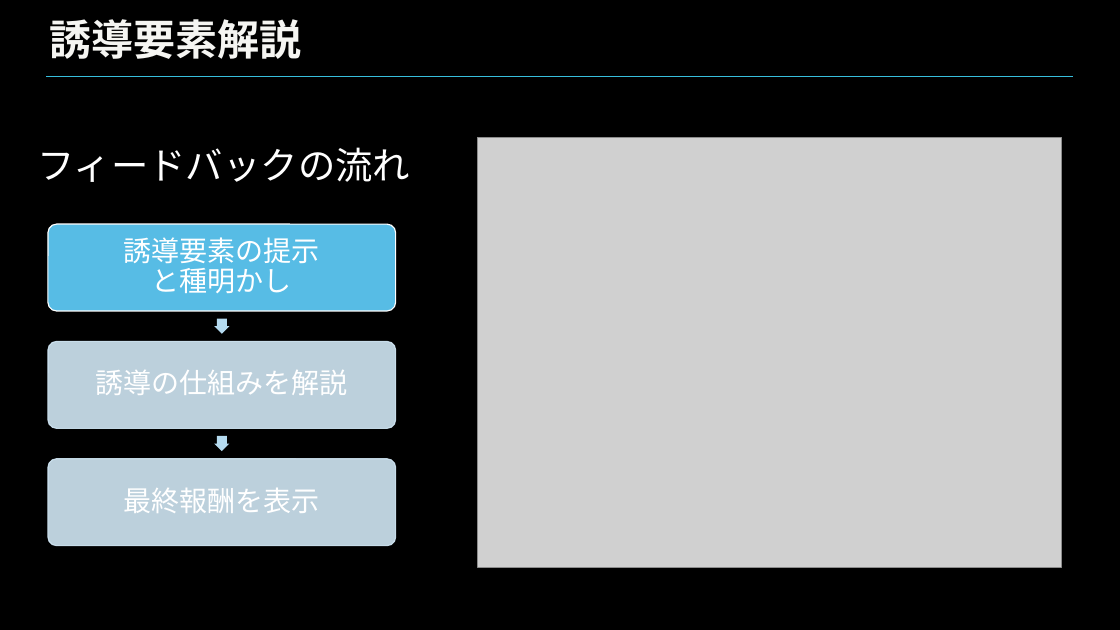
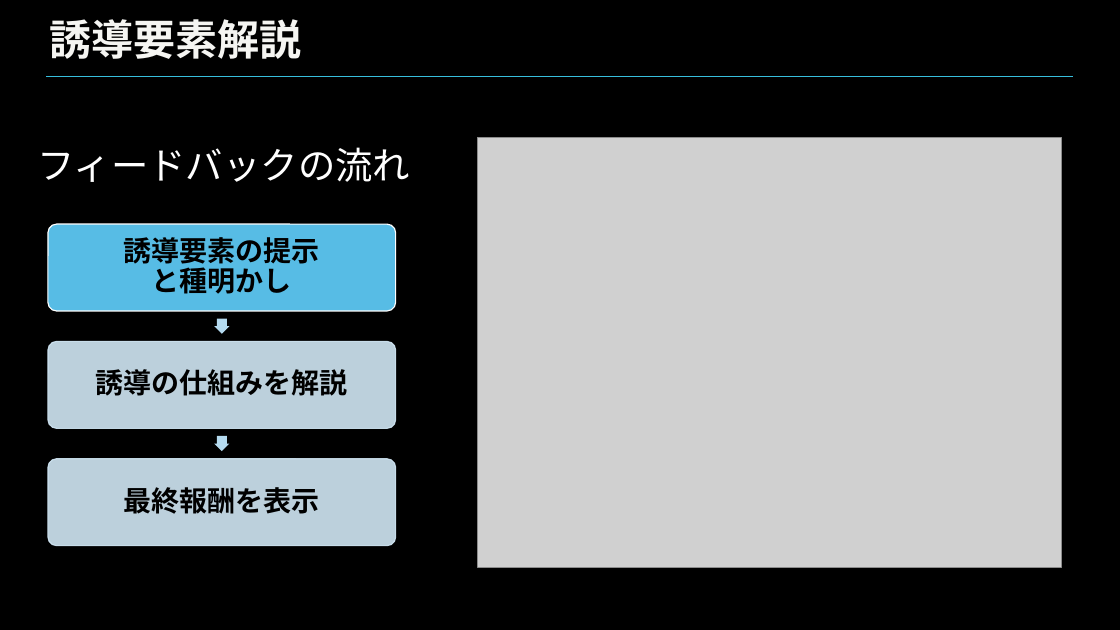
Before and after one commit to nishinekoma/graduate-school, a slide deck: slide 15 of 自身の研究/大学院での研究/学会/HCD/本番/1129HCD発表資料.pptx. Drawn at 1120x630 pixels with LibreOffice and Linux fonts; fonts in the diff are those of the drawing; grey boxes stand for pictures; background and template pictures are left out. Boxes give left, top, right and bottom in pixels: in the first picture for what was removed or moved away, otherwise in the second. Text is boxed around its words. In the diff, an @@ line names an element or a change of style, - is before the commit and + after.

```diff
--- a/自身の研究/大学院での研究/学会/HCD/本番/1129HCD発表資料.pptx
+++ b/自身の研究/大学院での研究/学会/HCD/本番/1129HCD発表資料.pptx
@@ text "誘導要素の提示 と種明かし" at (x1=124, y1=237, x2=320, y2=294): font Cabin to Noto Sans CJK JP, text colour #FFFFFF to #000000, bold on @@
@@ text "誘導の仕組みを解説" at (x1=96, y1=369, x2=348, y2=396): font TeX Gyre Pagella to Noto Sans CJK JP, text colour #FFFFFF to #000000, bold on @@
@@ text "最終報酬を表示" at (x1=124, y1=487, x2=320, y2=514): font TeX Gyre Pagella to Noto Sans CJK JP, text colour #FFFFFF to #000000, bold on @@
```
Also in this commit, not shown: 14 other slides changed, 1 other file.
